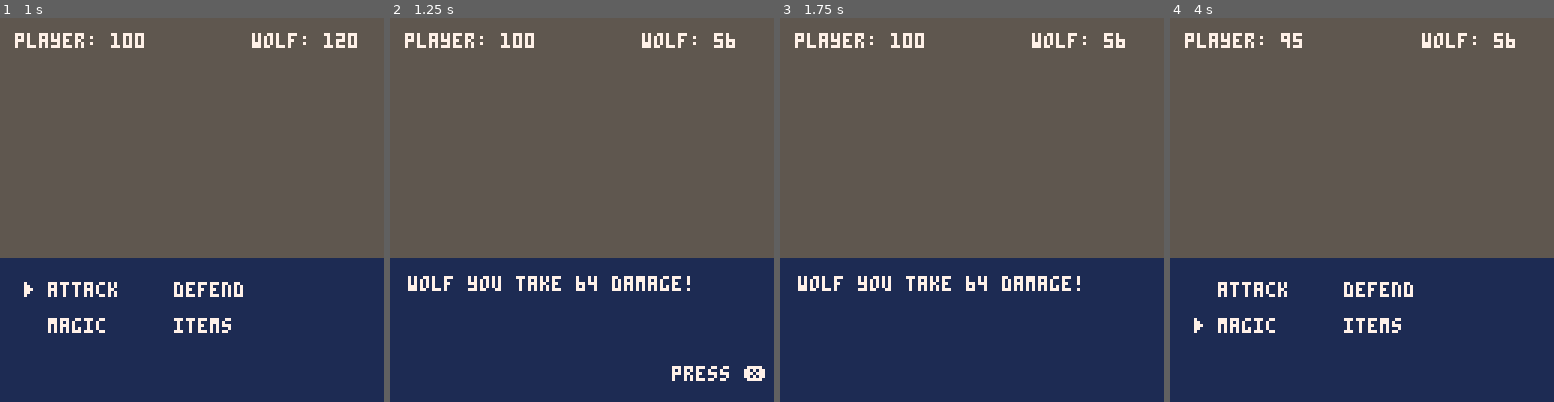
Above: before the commit, frames 1-4 (left to right).
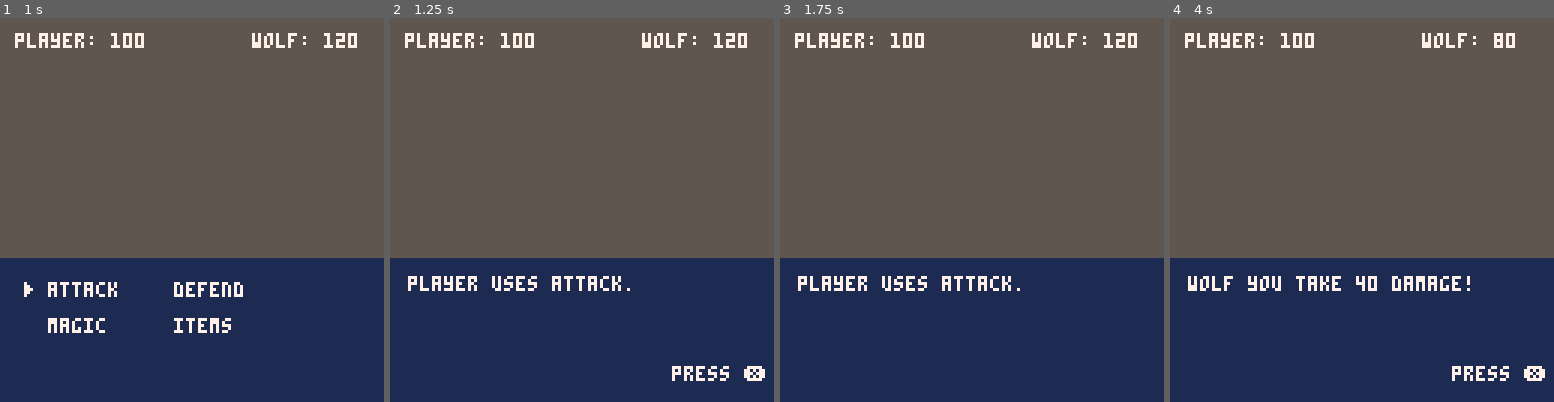
Above: after the commit, the same moments.

Repository: pixegami/wolfhunter
Game: PICO-8 cartridge moonshot.p8
The game is run twice, just before and just after one commit, with the same random seed, the same clock (stepped at 60 frames per second) and the same inputs.
Inputs:
- Up to frame 1 (1 s): tap X (X key) at 0.33 s
- Up to frame 2 (1.25 s): tap X (X key) at 1.07 s
- Up to frame 3 (1.75 s): hold Right from 1.6 s (still down)
- Up to frame 4 (4 s): tap X (X key) at 1.85, 2.97 s; release Right at 2.1 s; hold Up 2.15-2.42 s; hold Right 2.47-3.03 s; hold Left 3.08-3.58 s; hold Down 3.63-3.97 s

Frame 1 is identical in both runs. In frame 2, 1.2% of the frame differs, in the area x 5-93%, y 3-72%; in frame 3, 1.2%; in frame 4, 2.8%, in the area x 4-98%, y 3-95%.

Commit message:
Added "defend" and a combat loop

Diff:
--- a/moonshot.p8
+++ b/moonshot.p8
@@ -11,39 +11,6 @@
 menu_index = {x=1, y=1}
 f_count = 0
 
--- events
-function new_event(type, desc, executable)
-  -- Create an "event" object.
-  local event = {
-    type = type,
-    desc = desc,
-    next = nil,
-    executable = executable
-  }
-  return event
-end
-
-function new_damage_event(unit, value)
-  local desc = unit.name.." you take "..value.." damage!"
-  local event = new_event("damage", desc, true)
-  event.action = function(this)
-    unit.hp -= value
-    if unit.hp <= 0 then
-      unit.hp = 0
-      sequence:add(new_event("end_combat", "the fight has ended!"))
-    end
-  end
-  return event
-end
-
-function new_end_turn_event()
-  local event = new_event("end_turn", "", true)
-  event.action = function(this)
-    state:switch_turn()
-  end
-  return event
-end
-
 -- game state
 function new_game_state()
 
@@ -74,6 +41,7 @@
 
   state.start_turn = function(this, is_player_turn)
     this.is_player_turn = is_player_turn
+    this:current_unit():on_turn_start()
     unit_event = generate_event(this:current_unit():get_random_event_id(), this:current_unit(), this:current_target())
     sequence:add(unit_event)
     sequence:add(new_end_turn_event())
@@ -92,12 +60,20 @@
   local unit = {
     name=name,
     hp=hp,
-    event=event
+    event=event,
+
+    --combat status
+    block = 24, -- block incoming damage for 1 turn.
   }
 
   unit.get_random_event_id = function(this)
     rnd_index = flr(rnd(#this.event)+1)
     return this.event[rnd_index]
+  end
+
+  -- do this every time the unit starts a new turn.
+  unit.on_turn_start = function(this)
+    this.block = 0
   end
 
   return unit
@@ -223,14 +199,87 @@
 -->8
 --event generators
 
+-- events
+function new_event(type, desc, executable)
+  -- Create an "event" object.
+  local event = {
+    type = type,
+    desc = desc,
+    next = nil,
+    executable = executable
+  }
+  return event
+end
+
+function new_attack_event(name, unit, target, value)
+  local event = new_event("story", unit.name.." uses "..name..".", true)
+
+  event.action = function(this)
+    -- when the action is used, we evalute block and damage as separate events.
+    local damage = value
+    local block_event = nil
+    if target.block > 0 then
+      blocked_damage = min(target.block, value)
+      target.block -= blocked_damage
+      damage -= blocked_damage
+      block_event = new_event("story", "blocked "..blocked_damage.." damage.")
+    end
+
+    -- resolve the damage.
+    if damage > 0 then
+      local dmg_event = new_damage_event(target, damage)
+      sequence:insert(dmg_event)
+    else
+      local dmg_event = new_event("story", "this dealt no damage!")
+      sequence:insert(dmg_event)
+    end
+
+    -- finally insert the block event so it resolves first.
+    if block_event then sequence:insert(block_event) end
+  end
+
+  return event
+end
+
+function new_damage_event(unit, value)
+
+  local desc = unit.name.." you take "..value.." damage!"
+  local dmg_event = new_event("damage", desc, true)
+  dmg_event.action = function(this)
+    unit.hp -= value
+    if unit.hp <= 0 then
+      unit.hp = 0
+      sequence:insert(new_event("end_combat", "the fight has ended!"))
+    end
+  end
+
+  return dmg_event
+end
+
+function new_end_turn_event()
+  local event = new_event("end_turn", "", true)
+  event.action = function(this)
+    state:switch_turn()
+  end
+  return event
+end
+
+function new_block_event(unit, value)
+  local desc = unit.name.." gains "..value.." block."
+  local event = new_event("block", desc, true)
+  event.action = function(this) unit.block += value end
+  return event
+end
+
 function generate_event(event_id, unit, target)
   if event_id == "menu" then return new_event("menu") end
-  if event_id == "slash" then return new_damage_event(target, 32) end
-  if event_id == "howl" then return new_damage_event(target, 5) end
-  if event_id == "attack" then return new_damage_event(target, 64) end
+  if event_id == "slash" then return new_attack_event(event_id, unit, target, 32) end
+  if event_id == "howl" then return new_attack_event(event_id, unit, target, 5) end
+  if event_id == "attack" then return new_attack_event(event_id, unit, target, 64) end
+  if event_id == "defend" then return new_block_event(unit, 12) end
 
   -- unknown event id
-  return new_event("story", "unknown "..event_id)
+  return new_event("story", "you use "..event_id.."... but nothing happens.")
 end
 
 -->8
